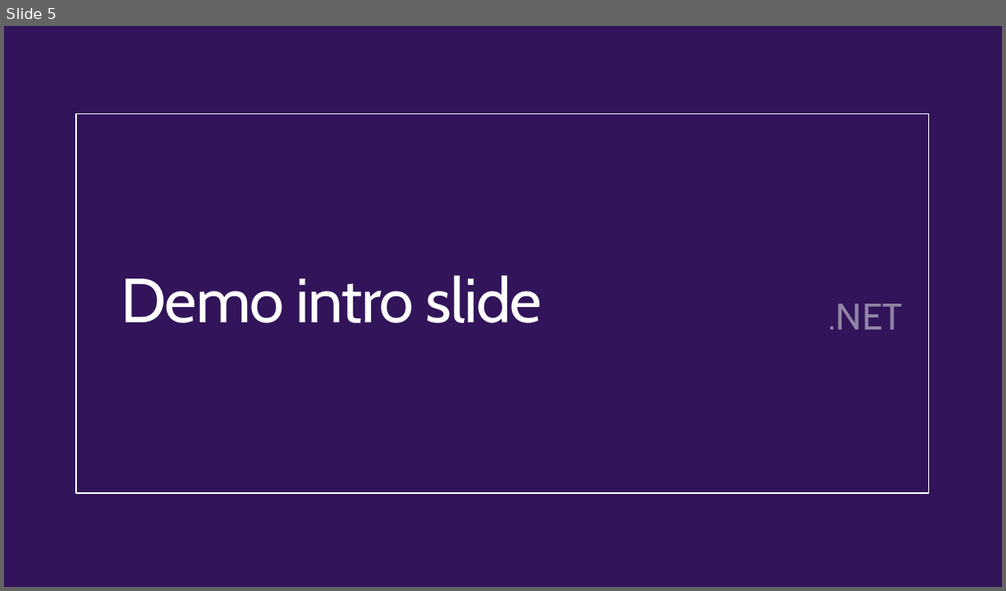
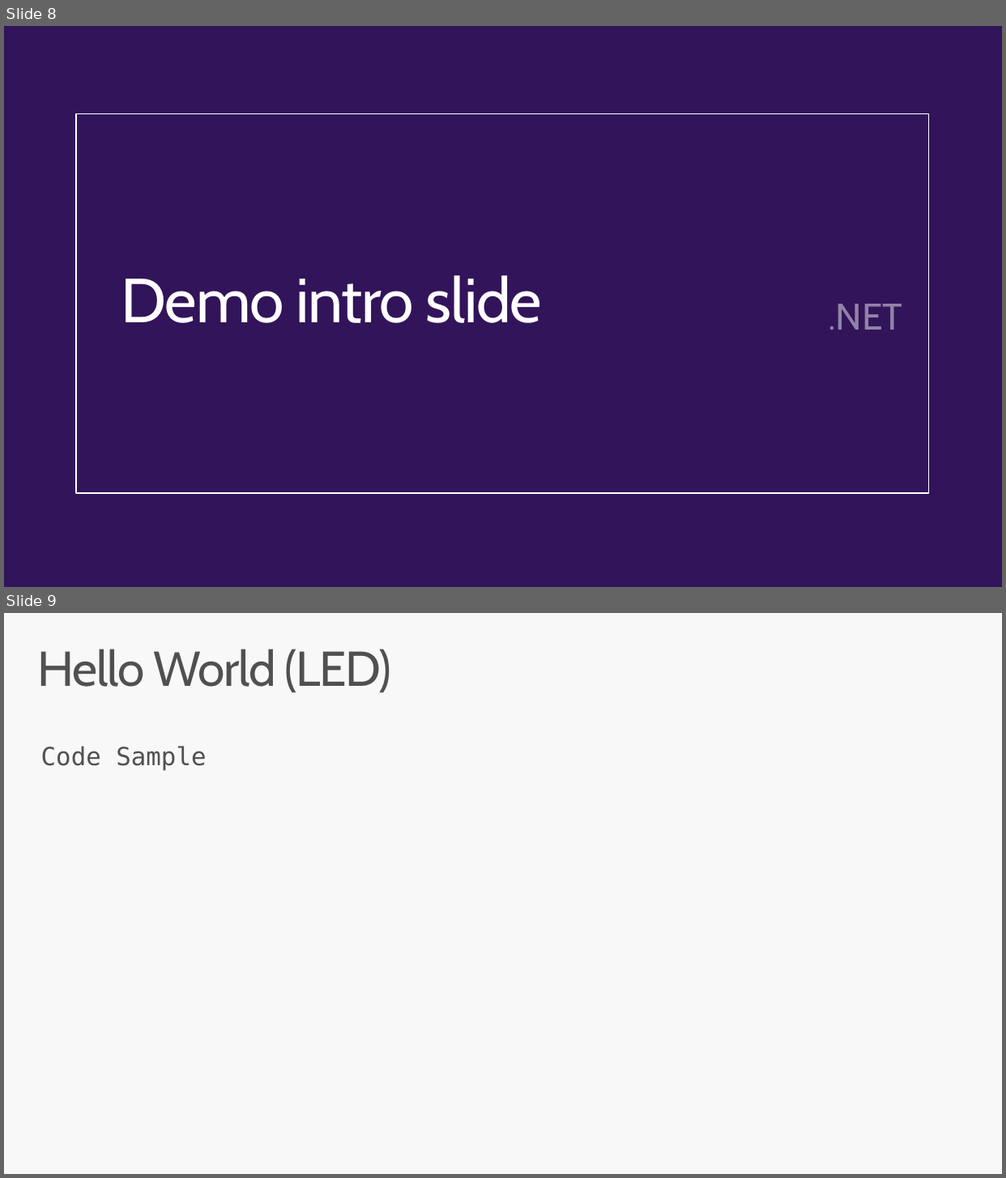
Before and after one commit to CamSoper/have-your-pi, a slide deck: Slides/Have Your Pi and Eat It Too.pptx. Shown one above the other, each under a label of ours: slide 5 before the commit, slides 8 and 9 after it. The pictures are 1006x591 and 1006x1178 pixels, drawn with LibreOffice and Linux fonts; fonts in the diff are those of the drawing; background and template pictures are left out. Boxes give left, top, right and bottom in pixels: in the first picture for what was removed or moved away, otherwise in the second. Text is boxed around its words. In the diff, an @@ line names an element or a change of style, - is before the commit and + after.

```diff
--- a/Slides/Have Your Pi and Eat It Too.pptx
+++ b/Slides/Have Your Pi and Eat It Too.pptx
@@ slide 9 added at box(4, 613, 1002, 1174), background #F8F8F8 @@
@@ title added at box(38, 649, 392, 692), 47 pt, text #505050 @@
+Hello World (LED)
@@ text added at box(41, 746, 206, 771), 24 pt, text #505050 @@
+Code Sample
@@ what was slide 5 is now slide 8 @@
```
Also in this commit, not shown: 1 slide changed, 4 other slides added, 2 slides removed, 11 other files.
